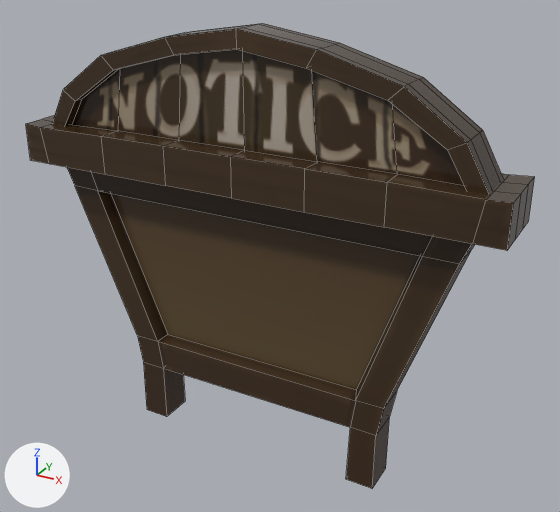
What one commit did to the FBX model Assets/5. Resources/Meshes/Meshes/QuestBoardA.fbx.
The view is the same before and after, from a 50 mm lens placed at (1.238, -2.063, 1.791), pointed at (0.081, 0.042, 0.738). Lighting does not change. The marker at lower left points along +X, +Y and +Z. Mesh edges are drawn as thin lines. Where no turn or scale is listed for an object, it has been applied to the vertices.

In view in the first picture: 'QuestBoardA_001'.
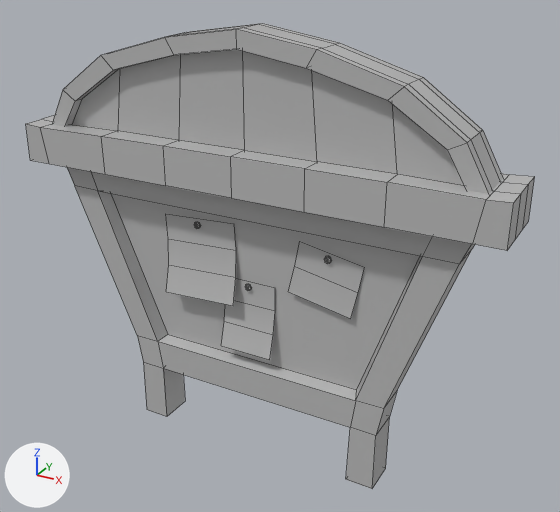
Where the newer file only moved an object's origin or applied its transform, the numbers keep the older frame.

Changed parts and their boxes (x1, y1, x2, y2) in the pictures (560 x 512 px):
part 1 of me_mesh, added: after (324, 256, 332, 264)
part 2 of me_mesh, added: after (166, 214, 365, 360)
part 3 of me_mesh, recoloured (brown to grey): (26, 24, 535, 489) in both

The change, as a list of edits to the scene's bpy script:
```text
Add mat_material__82:
    mat_material__82 = principled_material('Material #82')
    mat_material__82.base_color = (0.5, 0.5, 0.5)  # grey #bcbcbc
    mat_material__82.roughness = 0.0
Change me_mesh:
    used by ob_questboarda_001; location = (0.0, 0.0, 0.0)
    verts and faces of me_mesh; kept vertices keep their numbers, new ones are numbered from 188
    remove me_mesh.from_pydata(...)  # 188 vertices, 153 faces; spans x -0.86..0.86, y -0.12..0.12, z 0.0..1.49
    add me_mesh.from_pydata(...)  # 309 vertices, 257 faces; spans x -0.86..0.86, y -0.12..0.12, z 0.0..1.49
    me_mesh part 1: a new loose piece of 33 vertices spanning x 0.28..0.3, y -0.03..-0.01, z 0.78..0.81, in mat_material__82 (grey #bcbcbc)
    me_mesh part 2
    add verts[188] = (-0.1, -0.06, 0.39)  # pixel (221, 345)
    add verts[189] = (-0.1, -0.03, 0.48)  # pixel (224, 321)
    add verts[190] = (-0.1, -0.02, 0.56)
    add verts[191] = (-0.1, -0.02, 0.65)
    add for new, old in zip([*range(192, 196)], [*range(188, 192)]): verts[new] = verts[old] + (0.2, 0.0, 0.0)
    add verts[196] = (-0.33, -0.07, 0.55)  # pixel (166, 291)
    add verts[197] = (-0.04, -0.07, 0.57)  # pixel (233, 305)
    add verts[198] = (-0.33, -0.04, 0.65)  # pixel (168, 264)
    add verts[199] = (-0.05, -0.04, 0.66)  # pixel (235, 277)
    add verts[200] = (-0.34, -0.02, 0.74)  # pixel (168, 238)
    add verts[201] = (-0.05, -0.02, 0.76)  # pixel (236, 250)
    add verts[202] = (-0.34, -0.02, 0.84)  # pixel (165, 213)
    add verts[203] = (-0.06, -0.02, 0.85)  # pixel (234, 223)
    add verts[204] = (0.15, -0.03, 0.65)  # pixel (288, 291)
    add verts[205] = (0.38, -0.03, 0.61)  # pixel (350, 318)
    add verts[206] = (0.17, -0.02, 0.75)  # pixel (294, 266)
    add verts[207] = (0.4, -0.02, 0.7)  # pixel (358, 292)
    add verts[208] = (0.19, -0.02, 0.84)  # pixel (299, 241)
    add verts[209] = (0.41, -0.02, 0.79)  # pixel (364, 267)
    add faces += [(188, 192, 193, 189), (189, 193, 194, 190), (190, 194, 195, 191), (196, 197, 199, 198), (198, 199, 201, 200), (200, 201, 203, 202)]
    add faces += [(204, 205, 207, 206), (206, 207, 209, 208)]
    me_mesh part 3: 153 faces spanning x -0.86..0.86, y -0.12..0.12, z 0.0..1.49 switch from mat_material__49 (picture img_t_wood_001_base_png) to mat_material__82 (grey #bcbcbc)
```
